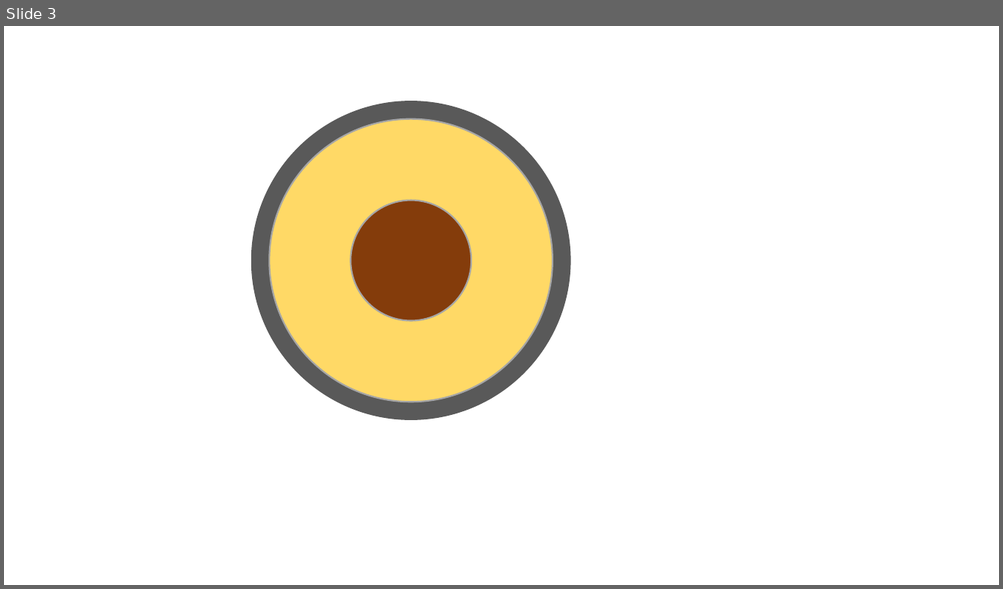
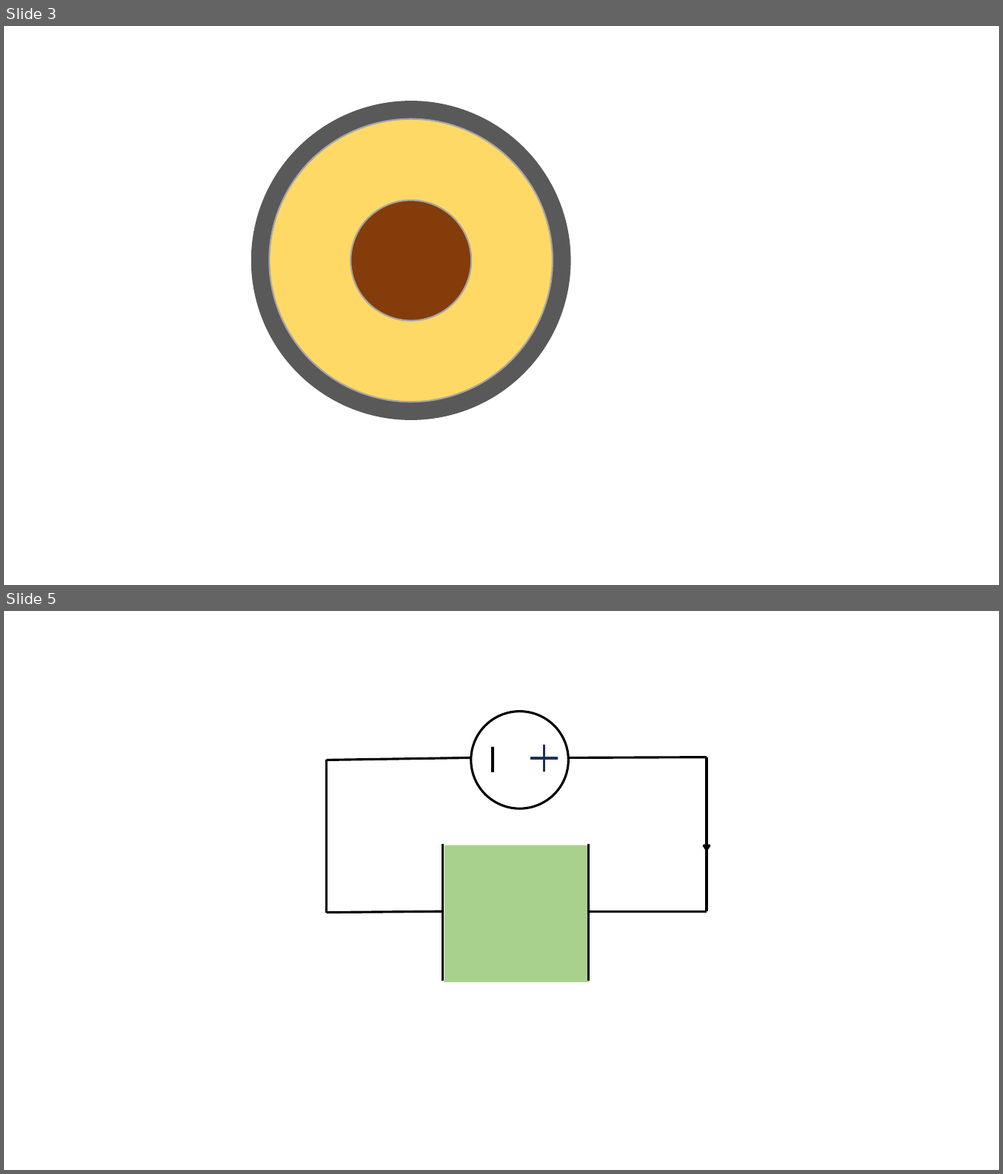
Before and after one commit to lucaedomosconi/HVDC, a slide deck: Thesis/pictures/MI paper.pptx. Shown one above the other, each under a label of ours: slide 3 before the commit, slides 3 and 5 after it; the slides between them are not shown. The pictures are 1003x589 and 1003x1174 pixels, drawn with LibreOffice and Linux fonts; fonts in the diff are those of the drawing. Boxes give left, top, right and bottom in pixels: in the first picture for what was removed or moved away, otherwise in the second. Text is boxed around its words. In the diff, an @@ line names an element or a change of style, - is before the commit and + after.

```diff
--- a/Thesis/pictures/MI paper.pptx
+++ b/Thesis/pictures/MI paper.pptx
@@ slide 5 added at (4, 611, 999, 1170), background #FFFFFF @@
@@ ellipse added at (471, 712, 569, 809), fill #FFFFFF, outline #000000 2.25 pt @@
@@ math minus added at (475, 742, 510, 777), outline #000000 2.25 pt @@
@@ plus sign added at (526, 740, 563, 777), outline #1E3256 2.25 pt @@
@@ line added from (327, 760) to (327, 912), #000000 2.25 pt @@
@@ line added from (471, 758) to (327, 760), #000000 2.25 pt @@
@@ line added from (707, 758) to (569, 758), #000000 2.25 pt @@
@@ line added from (707, 758) to (707, 911), #000000 2.25 pt @@
@@ arrow added from (707, 792) to (707, 852), #000000 2.25 pt @@
@@ line added from (443, 844) to (443, 981), #000000 2.25 pt @@
@@ rectangle added at (444, 846, 589, 982), fill #A9D18E @@
@@ line added from (588, 844) to (588, 981), #000000 2.25 pt @@
@@ line added from (443, 911) to (327, 912), #000000 2.25 pt @@
@@ line added from (707, 911) to (588, 911), #000000 2.25 pt @@
```
Also in this commit, not shown: 1 other slide added, 5 other files.
